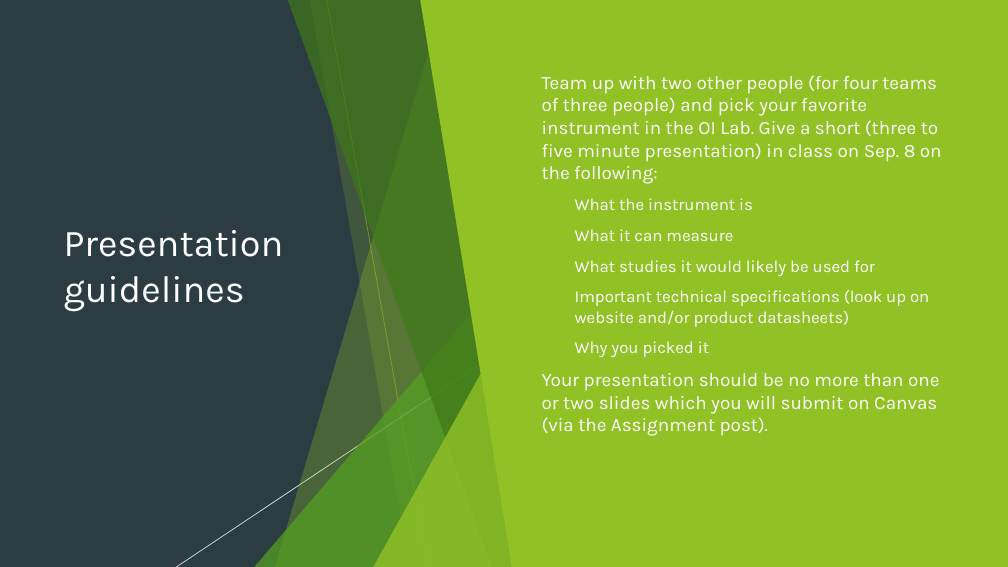
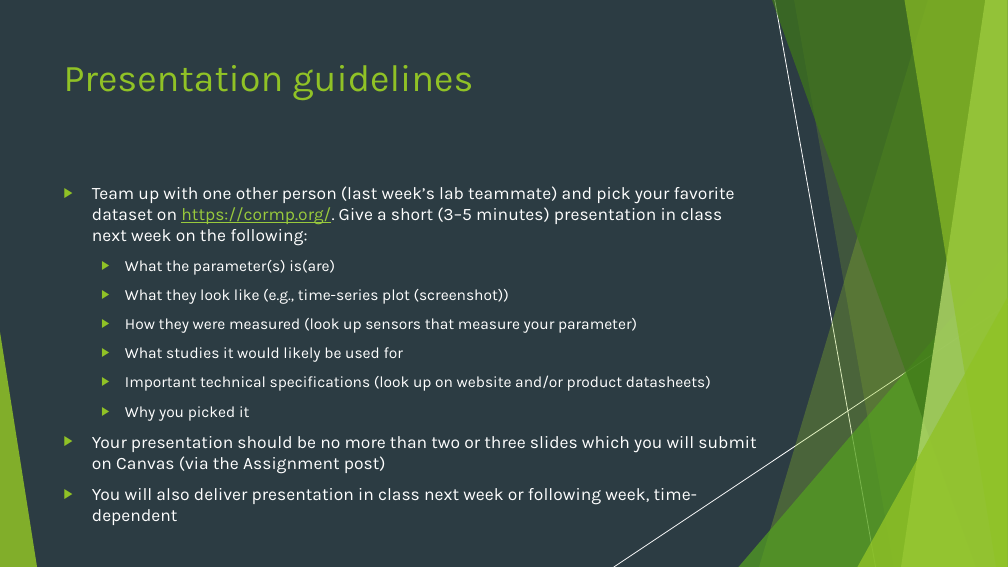
Before and after one commit to SUPScientist/Smart-Coasts, a slide deck: slide 4 of Class-03-Presentation1/OCN479_Lecture03_SensorPresentations.pptx. Drawn at 1008x567 pixels with LibreOffice and Linux fonts; fonts in the diff are those of the drawing. Boxes give left, top, right and bottom in pixels: in the first picture for what was removed or moved away, otherwise in the second. Text is boxed around its words. In the diff, an @@ line names an element or a change of style, - is before the commit and + after.

Commit message:
update wk 3 lectures

```diff
--- a/Class-03-Presentation1/OCN479_Lecture03_SensorPresentations.pptx
+++ b/Class-03-Presentation1/OCN479_Lecture03_SensorPresentations.pptx
@@ line removed from (327, 0) to (428, 567) @@
@@ freeform shape removed at <box>420,0,1008,567</box> @@
@@ title "Presentation guidelines" at <box>64,65,473,100</box>: text colour #FFFFFF to #90C226; vertical alignment middle to top @@
@@ text "Team up with one other ...": place and size @@
-text "Team up with one other ..." at <box>542,75,942,436</box>
+text "Team up with one other ..." at <box>92,186,756,505</box>
@@ text "Team up with one other ..." at <box>92,186,756,505</box>: vertical alignment middle to top @@
@@ text at <box>92,186,735,333</box>: text changed; size 18 to 16.6 pt @@
-▶ Team up with two other people (for four teams of three people) and pick your favorite instrument in the OI Lab. Give a short (three to five minute presentation) in class on Sep. 8 on the following:
-  ▶ What the instrument is
-  ▶ What it can measure
+▶ Team up with one other person (last week’s lab teammate) and pick your favorite dataset on https://cormp.org/. Give a short (3–5 minutes) presentation in class next week on the following:
+  ▶ What the parameter(s) is(are)
+  ▶ What they look like (e.g., time-series plot (screenshot))
+  ▶ How they were measured (look up sensors that measure your parameter)
@@ 3 freeform shapes, 2 triangles: place and size @@
-3 freeform shapes, 2 triangles at <box>254,0,524,567</box>
+3 freeform shapes, 2 triangles at <box>739,0,1008,567</box>
@@ line removed from (570, 305) to (176, 567) @@
@@ group added at <box>0,0,1008,567</box>: 2 lines, 2 freeform shapes, 1 triangle @@
@@ text at <box>125,347,711,421</box>: size 16 to 14.8 pt in "What studies it would likely be used ...", "Important technical specifications (look up on website ...", "Why you picked it" @@
@@ text at <box>92,436,756,505</box>: text changed; size 18 to 16.6 pt @@
-▶ Your presentation should be no more than one or two slides which you will submit on Canvas (via the Assignment post).
+▶ Your presentation should be no more than two or three slides which you will submit on Canvas (via the Assignment post)
+▶ You will also deliver presentation in class next week or following week, time-dependent
```
Also in this commit, not shown: 2 other slides changed, 1 slide added, 2 slides removed, 1 other file.
